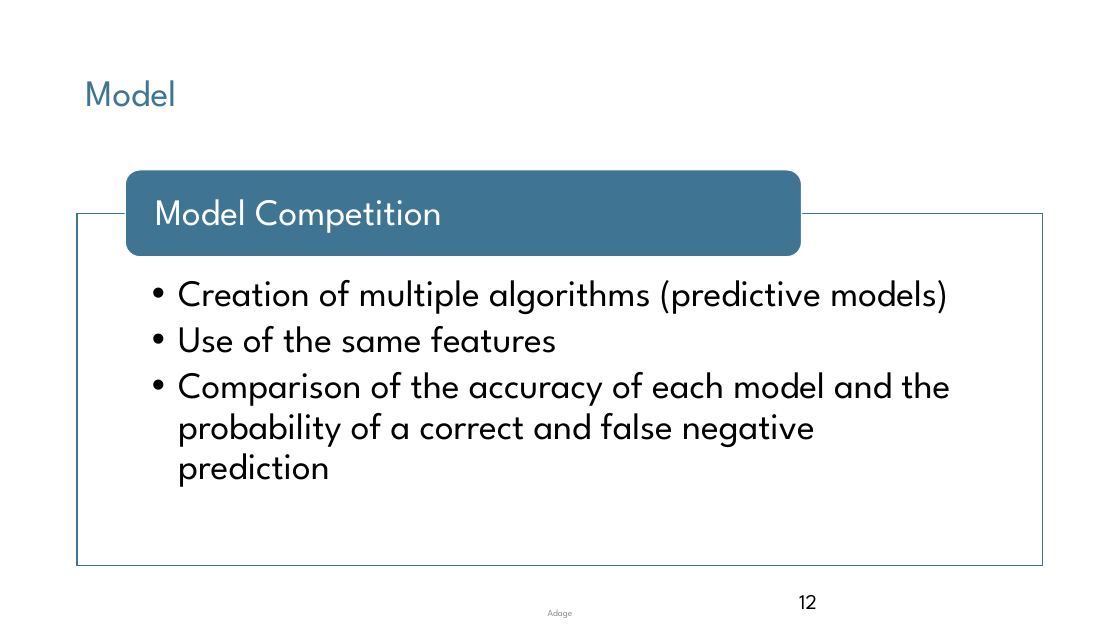
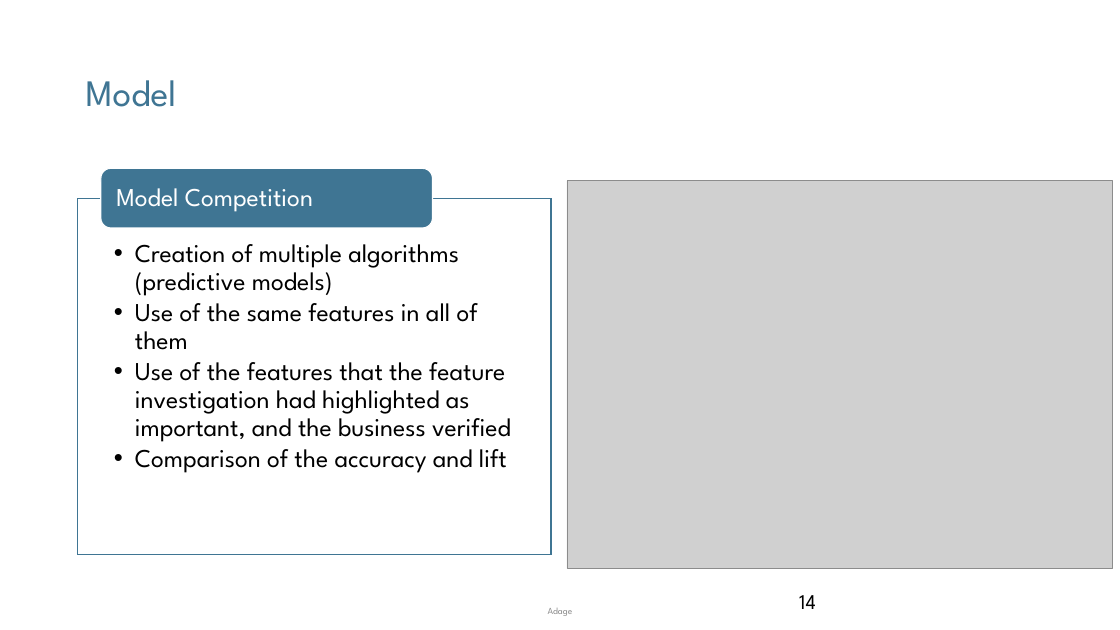
Before and after one commit to mnikolop/case1-bank, a slide deck: slide 14 of presentations/Deliverable.pptx (slide 12 before the commit). Drawn at 1120x630 pixels with LibreOffice and Linux fonts; fonts in the diff are those of the drawing; grey boxes stand for pictures; background and template pictures are left out. Boxes give left, top, right and bottom in pixels: in the first picture for what was removed or moved away, otherwise in the second. Text is boxed around its words. In the diff, an @@ line names an element or a change of style, - is before the commit and + after.

```diff
--- a/presentations/Deliverable.pptx
+++ b/presentations/Deliverable.pptx
@@ rounded rectangle: place and size @@
-rounded rectangle at (125, 170, 802, 256)
+rounded rectangle at (101, 168, 433, 228)
@@ text "Model Competition": place and size @@
-text "Model Competition" at (155, 199, 442, 233)
+text "Model Competition" at (116, 188, 313, 212)
@@ text "Model Competition" at (116, 188, 313, 212): size 32 to 22 pt; less space between paragraphs @@
@@ rectangle: place and size @@
-rectangle at (77, 213, 1044, 565)
+rectangle at (77, 198, 551, 555)
@@ text "Creation of multiple algorithms (predictive ...": place and size @@
-text "Creation of multiple algorithms (predictive ..." at (178, 280, 950, 487)
+text "Creation of multiple algorithms (predictive ..." at (135, 244, 511, 473)
@@ picture added at (567, 181, 1113, 568) @@
@@ text at (135, 244, 459, 296): size 32 to 22 pt in "Creation of multiple algorithms (predictive models)"; indent changed; less space between paragraphs @@
@@ text at (135, 295, 511, 473): text changed; size 32 to 22 pt @@
-  • Use of the same features
-  • Comparison of the accuracy of each model and the probability of a correct and false negative prediction
+  • Use of the same features in all of them
+  • Use of the features that the feature investigation had highlighted as important, and the business verified
+  • Comparison of the accuracy and lift
@@ page number at (799, 595, 816, 609): text changed @@
-12
+14
```
Also in this commit, not shown: 8 other slides changed, 5 slides added, 1 slide removed, 3 other files.
